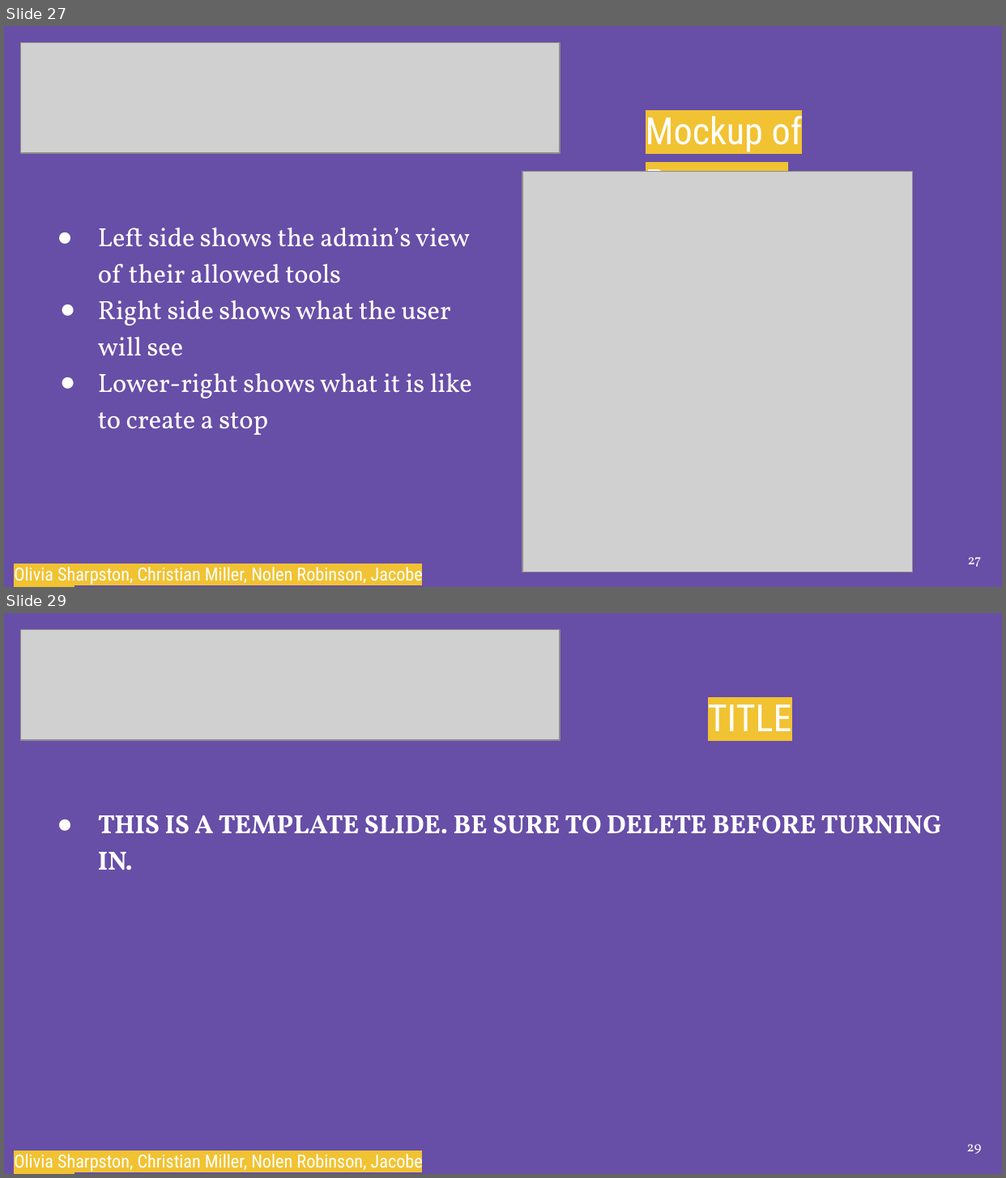
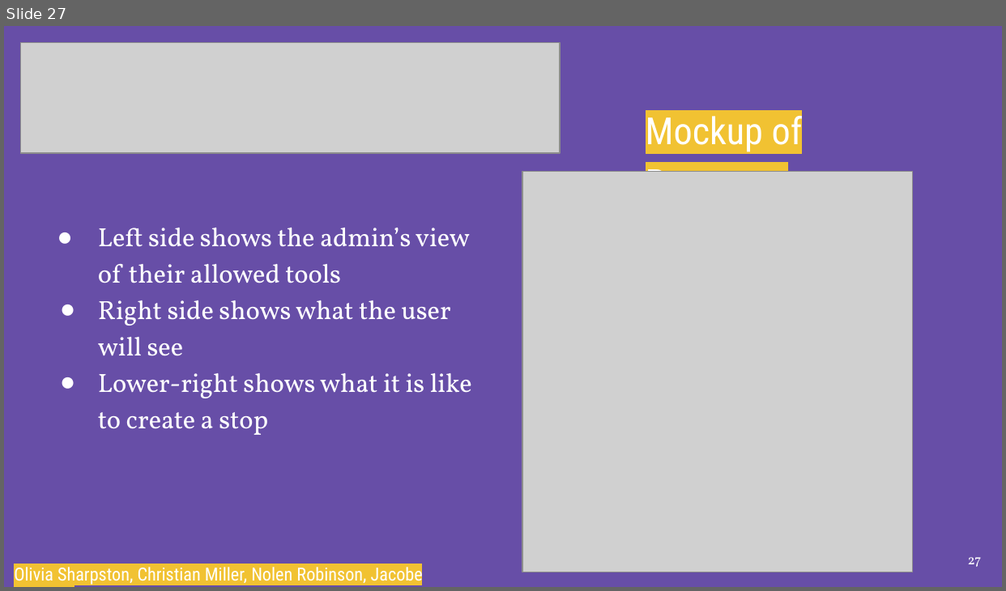
Before and after one commit to Olivia-Sharpston/Group-Final-Project-Davis, a slide deck: CIS330 Slideshow.pptx. Shown one above the other, each under a label of ours: slides 27 and 29 before the commit, slide 27 after it; the slides between them are not shown. The pictures are 1006x1178 and 1006x591 pixels, drawn with LibreOffice and Linux fonts; fonts in the diff are those of the drawing; grey boxes stand for pictures. Boxes give left, top, right and bottom in pixels: in the first picture for what was removed or moved away, otherwise in the second. Text is boxed around its words. In the diff, an @@ line names an element or a change of style, - is before the commit and + after.

```diff
--- a/CIS330 Slideshow.pptx
+++ b/CIS330 Slideshow.pptx
@@ slide 29 removed at [4, 613, 1002, 1174], background #674EA7 @@
@@ picture removed at [21, 630, 560, 741] @@
@@ title removed at [708, 705, 792, 731] @@
-TITLE
@@ text removed at [98, 815, 942, 870] @@
-● THIS IS A TEMPLATE SLIDE. BE SURE TO DELETE BEFORE TURNING IN.
@@ page number removed at [967, 1144, 982, 1154] @@
-29
@@ title removed at [14, 1151, 423, 1173] @@
-Olivia Sharpston, Christian Miller, Nolen Robinson, Jacobe Johnson
```
Also in this commit, not shown: 3 slides changed, 1 other file.
